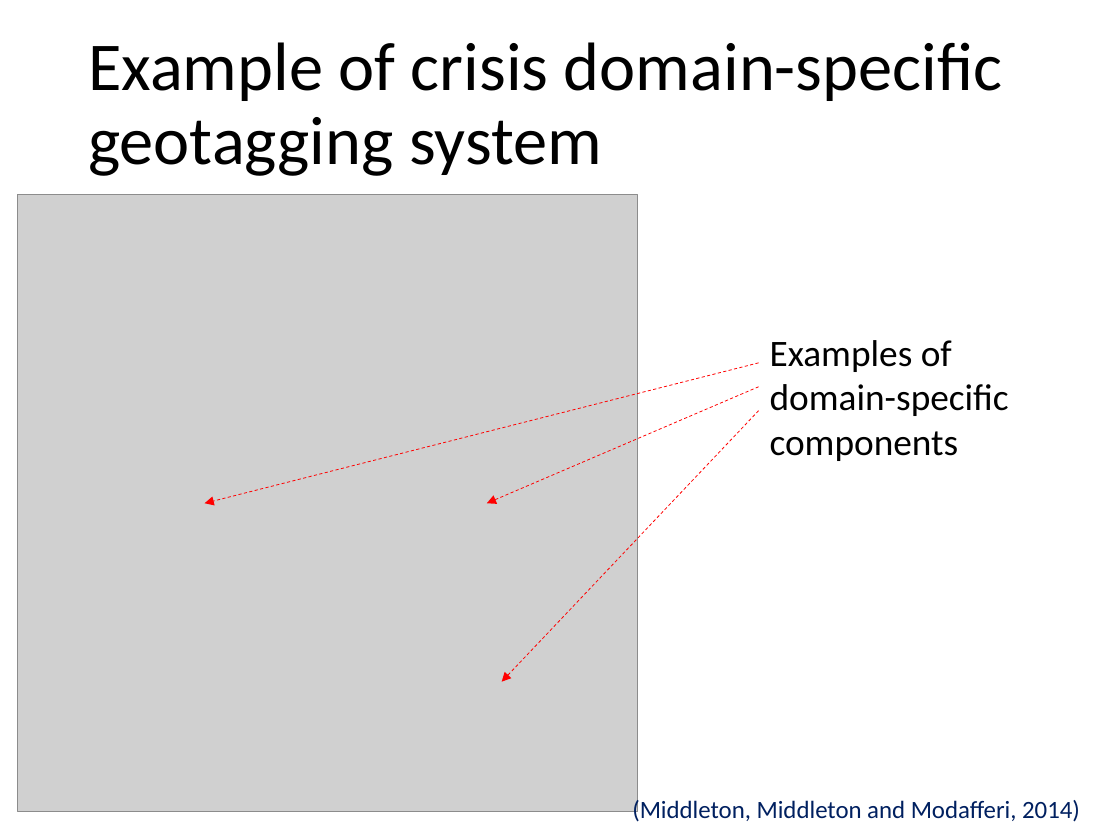
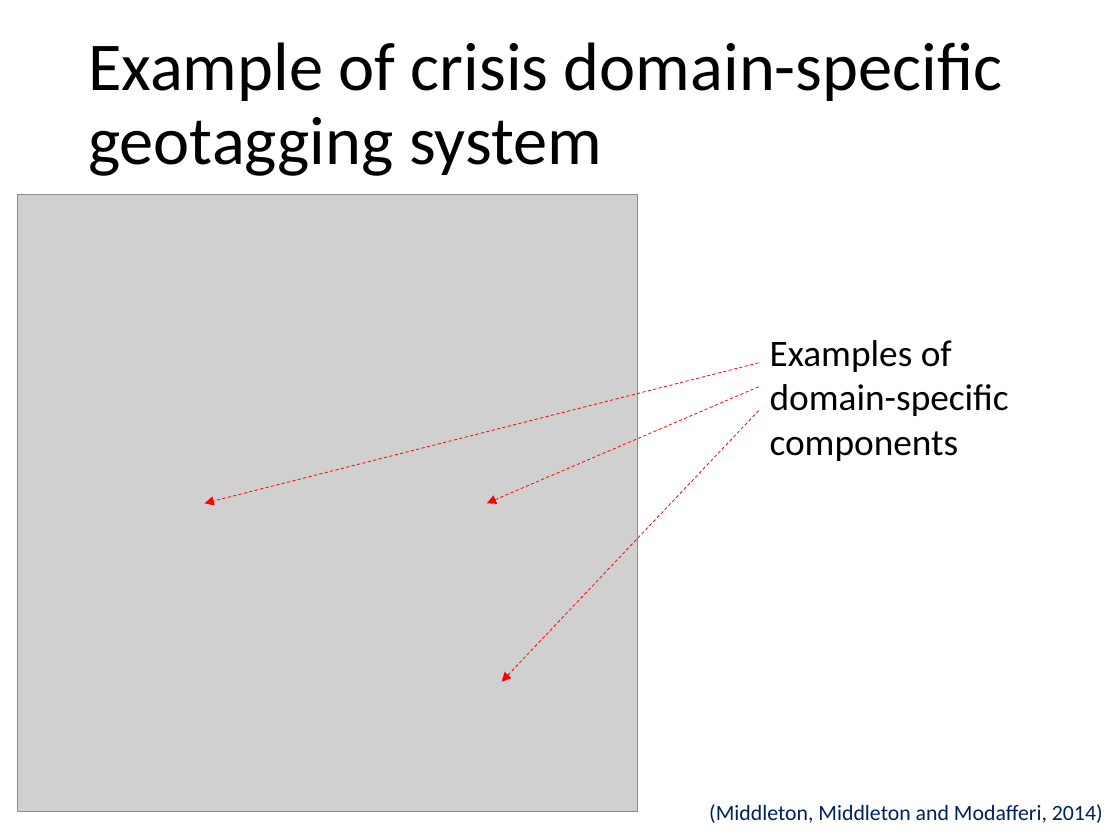
Before and after one commit to evhart/smasac-tutorial, a slide deck: slide 30 of slides/pptx/3-entity-extraction.pptx (slide 29 before the commit). Drawn at 1120x840 pixels with LibreOffice and Linux fonts; fonts in the diff are those of the drawing; grey boxes stand for pictures. Boxes give left, top, right and bottom in pixels: in the first picture for what was removed or moved away, otherwise in the second. Text is boxed around its words. In the diff, an @@ line names an element or a change of style, - is before the commit and + after.

```diff
--- a/slides/pptx/3-entity-extraction.pptx
+++ b/slides/pptx/3-entity-extraction.pptx
@@ text "(Middleton, Middleton and Modafferi, 2014)": place and size @@
-text "(Middleton, Middleton and Modafferi, 2014)" at (632, 797, 1080, 822)
+text "(Middleton, Middleton and Modafferi, 2014)" at (709, 804, 1103, 823)
@@ text "(Middleton, Middleton and Modafferi, 2014)" at (709, 804, 1103, 823): size 16 to 14 pt @@
```
Also in this commit, not shown: 16 other slides changed, 2 slides added, 1 other file.
